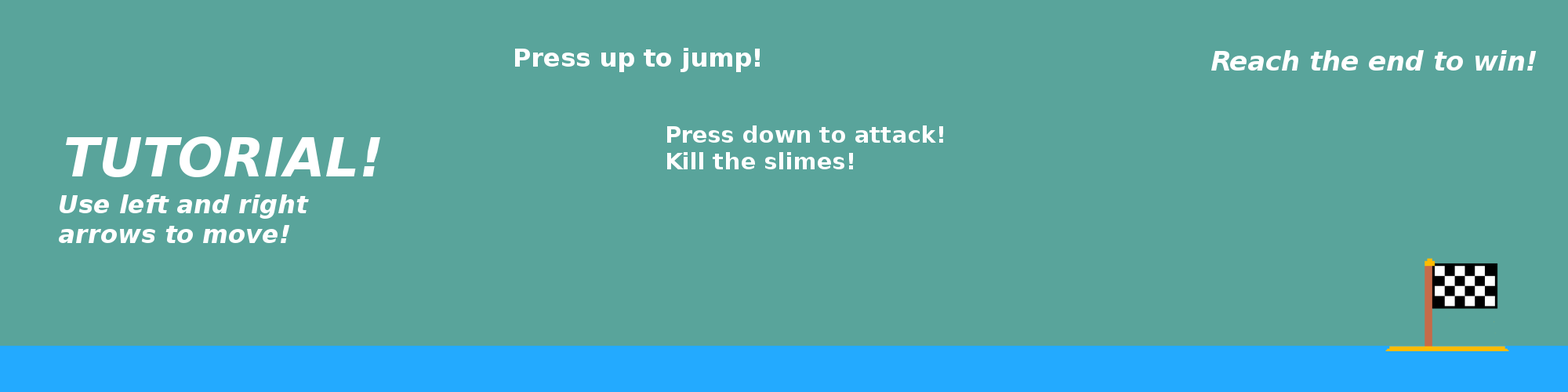
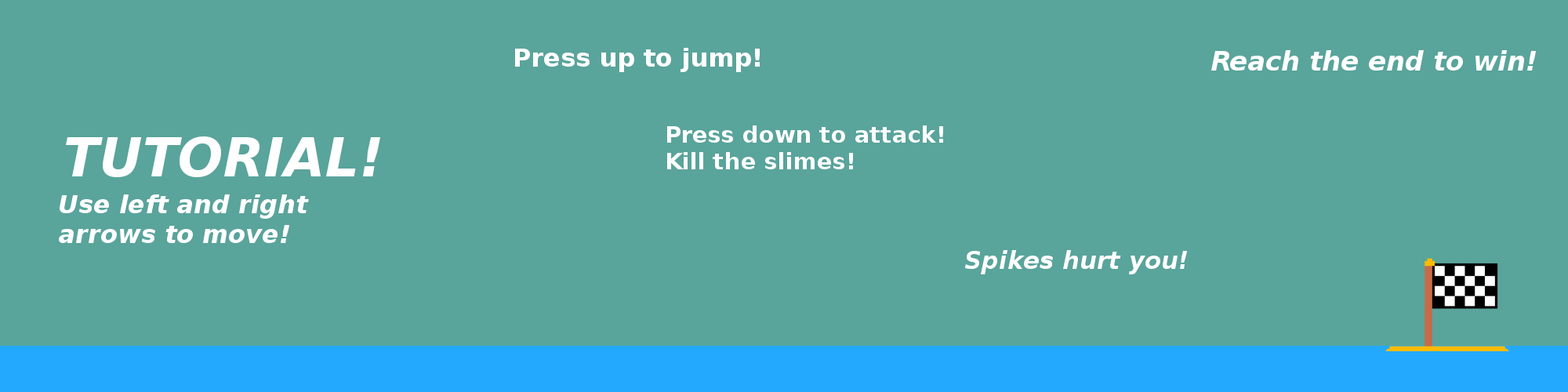
Before/after of a (1568, 392) layered artwork. What changed in the layer stack:
added layer "Spikes hurt you!" above "tutorial.png" over left=965, top=250, right=1188, bottom=275
